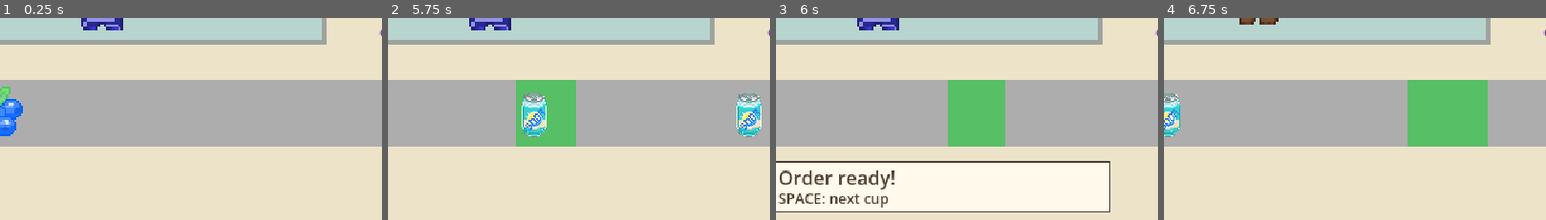
Above: before the commit, frames 1-4 (left to right).
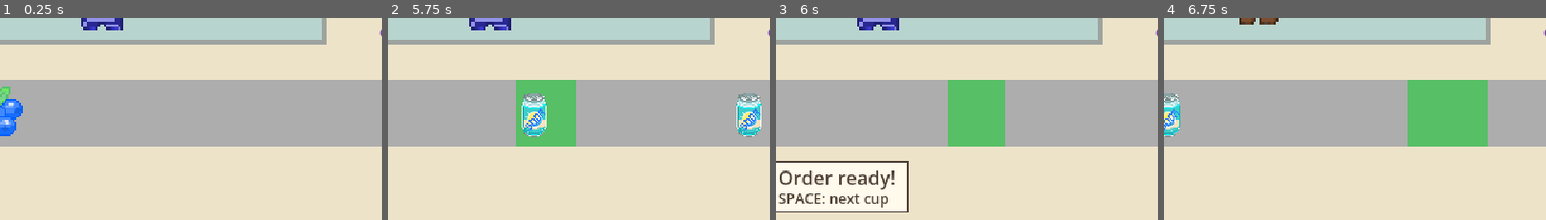
Above: after the commit, the same moments.

Repository: Xunn3714/IMGD2900
Game: Godot game, scene res://scenes/main.tscn
Two runs of this game, one before a commit and one after it. Both use one fixed random seed, a clock stepped at 60 frames per second and the inputs below. The engine's default icon, where the game draws it, is replaced by a stand-in: a white triangle on a blue panel in a dark square.
Inputs:
- Up to frame 1 (0.25 s): no input
- Up to frame 2 (5.75 s): tap Enter at 0.5, 2.1, 4.35 s; hold Space (add_ingredient) 0.53-1.28 s; tap Space (add_ingredient) at 1.35, 2.85, 4.55 s; hold Space (add_ingredient) 2.03-2.78 s; hold Space (add_ingredient) 3.53-4.28 s; hold Space (add_ingredient) from 5.03 s (still down)
- Up to frame 3 (6 s): release Space (add_ingredient) at 5.78 s; tap Space (add_ingredient) at 5.85 s
- Up to frame 4 (6.75 s): tap Space (add_ingredient) at 6.5 s; hold Space (add_ingredient) from 6.53 s (still down); tap Enter at 6.6 s
The pictures show only the part of the screen within x 6-56%, y 37-87%; the shares and areas given below are measured in that part.

Frames 1-2 are identical in both runs. In frame 3, 14% of the frame differs, in the area x 34-88%, y 70-97%; in frame 4, nothing differs.

Commit message:
Fixed crash and added fail result

Diff:
--- a/scripts/main.gd
+++ b/scripts/main.gd
@@ -183,9 +183,14 @@
 			item.queue_free()
 
 func _input(event: InputEvent) -> void:
-	if not event.is_action_pressed(&"add_ingredient") or rules.game_over:
+	if not event.is_action_pressed(&"add_ingredient"):
 		return
 	if event is InputEventKey and event.echo:
+		return
+	if rules.game_over:
+		if restart_delay == 0.0:
+			rules.game_over = false
+			start_round()
 		return
 	if rules.finished:
 		if restart_delay == 0.0:
@@ -240,10 +245,10 @@
 	_show_selected_icon(kind)
 	if outcome == Rules.Selection.GAME_OVER:
 		_clear_ingredients()
-		print("ALPHA_GAME_OVER: selected two wrong ingredients; quitting")
-		exit_requested.emit()
-		if quit_on_game_over:
-			get_tree().quit()
+		result_panel.visible = true
+		result_title.text = "Too many mistakes! Restart?"
+		text_fit_result_panel()
+		restart_delay = 0.5
 		return
 	if outcome == Rules.Selection.MISTAKE:
 		# Anger expression is intentionally left for the next design discussion.
@@ -286,6 +291,7 @@
 	result_panel.visible = true
 	restart_delay = 0.4
 	result_title.text = "Order ready!" if rules.is_success() else "Time's up!"
+	text_fit_result_panel()
 	print("ALPHA_CUP selected=%s mistakes=%d success=%s" % [rules.selected, rules.mistakes, rules.is_success()])
 
 func _moving_hit_zone(delta: float) -> void:
@@ -311,6 +317,12 @@
 	var max_speed: float = lerpf(320.0, 460.0, round_length)
 	hit_zone_speed = randf_range(min_speed, max_speed)
 
+func text_fit_result_panel() -> void:
+	result_title.reset_size()
+	var title_width: float = result_title.get_minimum_size().x
+	result_panel.size.x = title_width + 20.0
+	result_panel.position.x = 32
+
 func _clear_ingredients() -> void:
 	for item in ingredient_container.get_children():
 		ingredient_container.remove_child(item)
